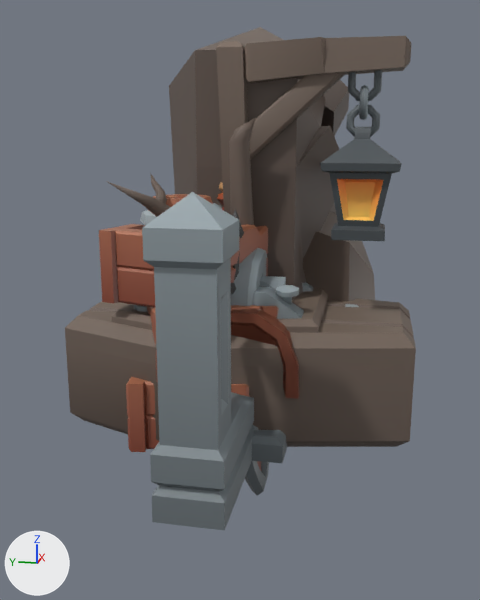
One commit to the glTF model public/models/charneca.glb: the scene before it, then after it.
Before and after are seen from a 50 mm camera at (-5.83, -1.12, 2.54) aimed at (0.86, 0.22, 0.86). Every picture has the same lights, and +X, +Y and +Z are marked at lower left. The older version comes first. Where no turn or scale is listed for an object, it has been applied to the vertices.

The first picture shows 'chest_lid', 'coffin.001', 'coffin_lid', 'crates_stacked.001', 'fence_broken.001', 'grave_A_destroyed.001', 'gravestone.001', 'post_lantern.001', 'post_lantern_lantern', 'rubble_half.001', 'sword_shield_broken.001', 'tree_dead_small.001' and 2 more.
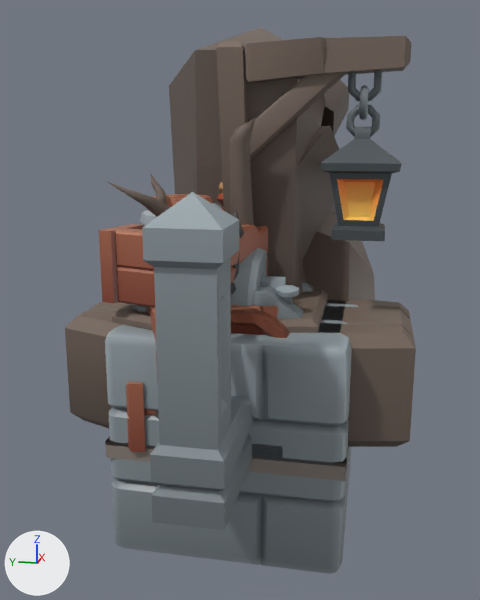
Edits to the bpy script that builds the scene:
```text
Add img_block_bits_texture:
    img_block_bits_texture = load_image('block_bits_texture', '_unpacked/block_bits_texture', 1024, 1024, 'sRGB')
Add mat_block:
    mat_block = principled_material('block')
    mat_block.texture = img_block_bits_texture
    mat_block.roughness = 0.4
Add me_bricks_a:
    me_bricks_a.from_pydata(...)  # 424 vertices, 844 faces; spans x -1.0..1.0, y -1.0..1.0, z -1.0..1.0
    me_bricks_a.materials.append(mat_block)  # picture img_block_bits_texture
Add me_floor_dirt_small_a:
    me_floor_dirt_small_a.from_pydata(...)  # 39 vertices, 45 faces; spans x -1.0..1.0, y -1.0..1.0, z -0.1..0.09
    me_floor_dirt_small_a.materials.append(mat_texture)  # picture img_dungeon_texture
Add me_floor_tile_small_broken_a:
    me_floor_tile_small_broken_a.from_pydata(...)  # 50 vertices, 94 faces; spans x -1.0..1.0, y -1.0..1.0, z -0.1..0.05
    me_floor_tile_small_broken_a.materials.append(mat_texture)  # picture img_dungeon_texture
Add me_floor_tile_small:
    me_floor_tile_small.from_pydata(...)  # 36 vertices, 66 faces; spans x -1.0..1.0, y -1.0..1.0, z -0.1..0.05
    me_floor_tile_small.materials.append(mat_texture)  # picture img_dungeon_texture
Add ob_bricks_a_001:
    ob_bricks_a_001 = bpy.data.objects.new('bricks_A.001', me_bricks_a)
    ob_bricks_a_001.location = (0.0, 0.0, 0.0)
Add ob_floor_dirt_small_a_001:
    ob_floor_dirt_small_a_001 = bpy.data.objects.new('floor_dirt_small_A.001', me_floor_dirt_small_a)
    ob_floor_dirt_small_a_001.location = (0.0, 0.0, 0.0)
Add ob_floor_tile_small_broken_a_001:
    ob_floor_tile_small_broken_a_001 = bpy.data.objects.new('floor_tile_small_broken_A.001', me_floor_tile_small_broken_a)
    ob_floor_tile_small_broken_a_001.location = (0.0, 0.0, 0.0)
Add ob_floor_tile_small_001:
    ob_floor_tile_small_001 = bpy.data.objects.new('floor_tile_small.001', me_floor_tile_small)
    ob_floor_tile_small_001.location = (0.0, 0.0, 0.0)
```

Changed parts and their boxes [x1, y1, x2, y2] in the pictures (480 x 600 px):
'bricks_A.001', added
    after: [105, 300, 352, 574]
'floor_dirt_small_A.001', added
    after: [105, 445, 346, 481]
'floor_tile_small.001', added (mostly hidden)
    after: [105, 437, 348, 478]
'floor_tile_small_broken_A.001', added (mostly hidden)
    after: [106, 438, 346, 463]
